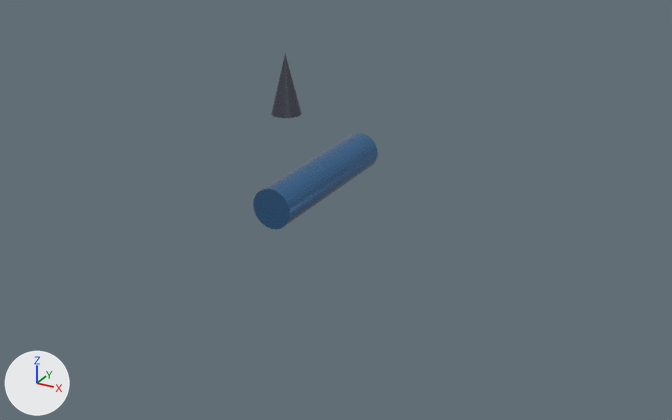
An edit to the FBX model apps/web-client/public/assets/models/fbx/AL_ShrikeInterceptor.fbx, drawn before and after from the same camera.
The view is the same before and after, from a 50 mm lens placed at (10.82, -18.83, 10.13), pointed at (0.64, -0.33, 0.88). Every picture has the same lights, and +X, +Y and +Z are marked at lower left. The picture after the commit comes second. Objects named as collision shapes, trigger or cutter boxes, shadow casters or lower levels of detail are left out. Where no turn or scale is listed for an object, it has been applied to the vertices.
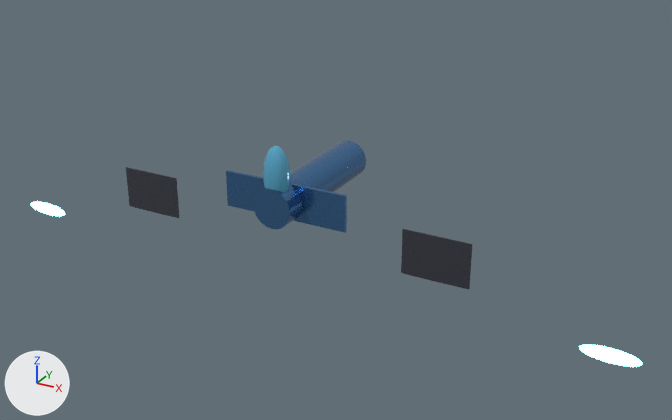
The newer file is also rescaled (x1.1), turned or shifted as a whole; pictures and numbers use the older file's frame.

Location of each change, [x1, y1, x2, y2] in pixels of the pictures (672 x 420 px; the box of a moved part takes in the faces that stretch with it):
'Cylinder', moved, rescaled (10% narrower, 7% shorter): before [253, 133, 378, 229]; after [253, 140, 366, 229]
'Cylinder.003', added: after [401, 229, 472, 289]
'Cube', added (blue): after [226, 170, 347, 233]
'Cylinder.001', added: after [126, 167, 179, 218]
'Cone', deleted: before [271, 54, 302, 118]
'Sphere', added (cyan): after [263, 146, 291, 192]
'Cylinder.004', added: after [579, 344, 642, 367]
'Cylinder.002', added: after [31, 201, 65, 216]
part 1 of me_cylinder, moved or reshaped: before [262, 133, 378, 222]; after [262, 140, 366, 222]

What the commit changed:
Material 'Mat_Glass' (mat_mat_glass) is new.
Its base color is (0.1, 0.4, 0.6) (cyan #59aacb).
Its metallic is 0.1.
Its roughness is 0.1.
Material 'Mat_AllianceBlue' (mat_mat_allianceblue) is new.
Its base color is (0.05, 0.65, 1.0) (cyan #3fd3ff).
Its metallic is 0.4.
Its roughness is 0.15.
Its emission color is (0.1, 0.75, 1.0) (cyan #59e1ff).
Its emission strength is 10.0.
me_cylinder is used by ob_cylinder; location (0.0, 0.0, 1.5).
me_cylinder had 64 vertices, 34 faces and spanned x -0.5..0.5, y -2.25..2.25, z -0.5..0.5.
me_cylinder now has 64 vertices, 34 faces and spans x -0.5..0.5, y -2.25..1.57, z -0.5..0.5.
me_cylinder part 1: the whole mesh is scaled about its middle by (1, 0.848, 1), then moved by (0.0, -0.34, 0.0).
Mesh me_cylinder_003 is new.
It has 64 vertices, 34 faces and spans x -0.82..0.82, y -0.02..0.02, z -0.55..0.55.
It uses material mat_mat_darksteel (grey #61656f).
Mesh me_sphere is new.
It is a UV sphere (32 segments, 16 rings, poles along y) spanning x -0.327..0.327, y -0.286..0.286, z -0.736..0.736.
It uses material mat_mat_glass (cyan #59aacb).
Mesh me_cylinder_002 is new.
It is a 32-sided cylinder along y spanning x -0.655..0.655, y -0.004..0.004, z -0.182..0.182.
It uses material mat_mat_allianceblue (cyan #3fd3ff, glowing cyan #59e1ff).
Mesh me_cube_001 is new.
It is a box spanning x -1.64..1.64, y -0.04..0.04, z -0.45..0.45.
It uses material mat_mat_alliancearmor (blue #5081b3).
Object 'Cone' (ob_cone) is deleted.
Object 'Cylinder.003' (ob_cylinder_003) is new; it shows me_cylinder_003.
Its location is (3.93, -1.76, 0.95).
Object 'Sphere' (ob_sphere) is new; it shows me_sphere.
Its location is (0.0, -1.98, 2.23).
Object 'Cylinder.002' (ob_cylinder_002) is new; it shows me_cylinder_002.
Its location is (-7.85, -1.68, -0.36).
Object 'Cylinder.004' (ob_cylinder_004) is new; it shows a copy of me_cylinder_002.
Its location is (7.85, -1.68, -0.36).
Object 'Cube' (ob_cube) is new; it shows me_cube_001.
Its location is (0.0, -1.66, 1.5).
Object 'Cylinder.001' (ob_cylinder_001) is new; it shows a copy of me_cylinder_003.
Its location is (-3.93, -1.76, 0.95).
